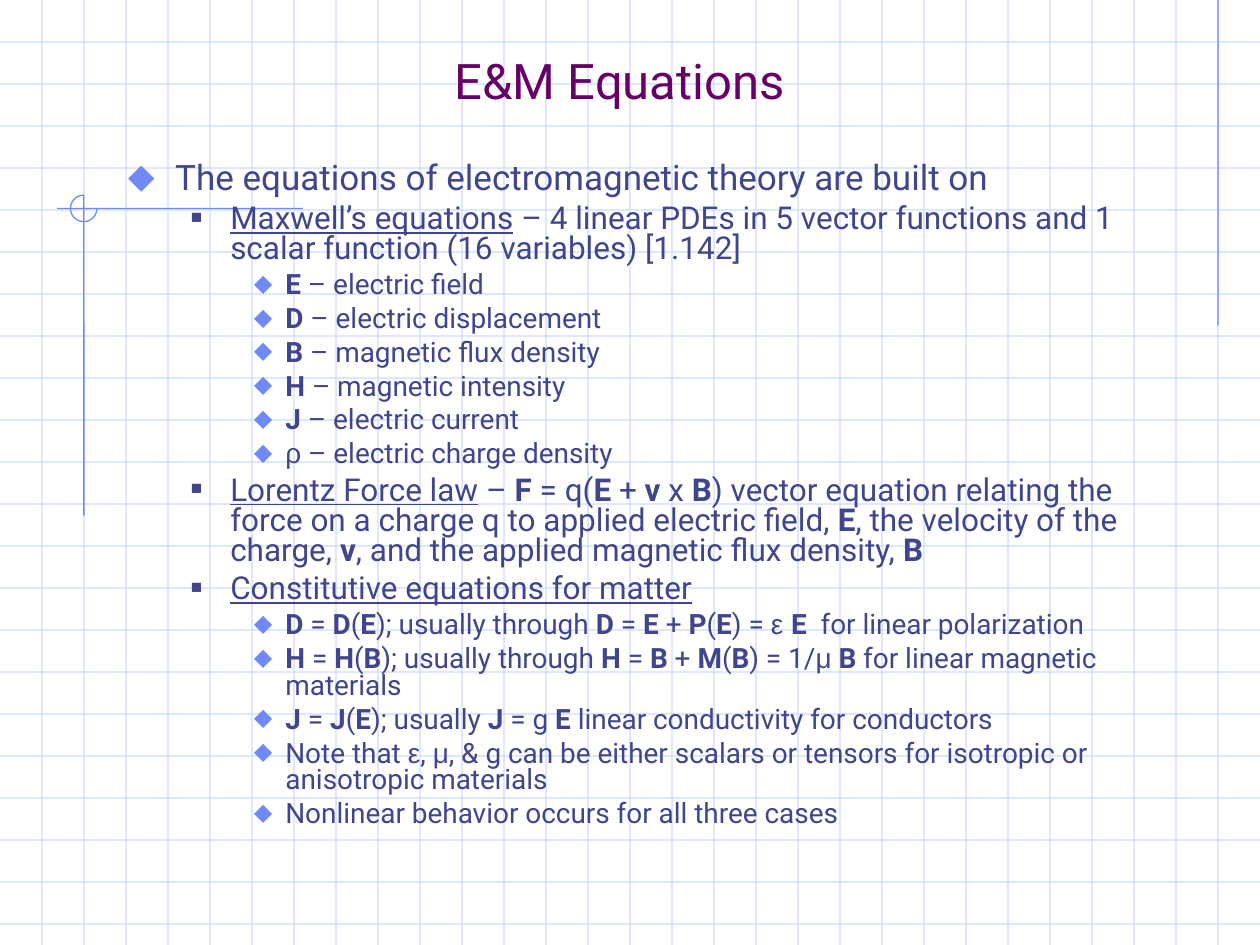
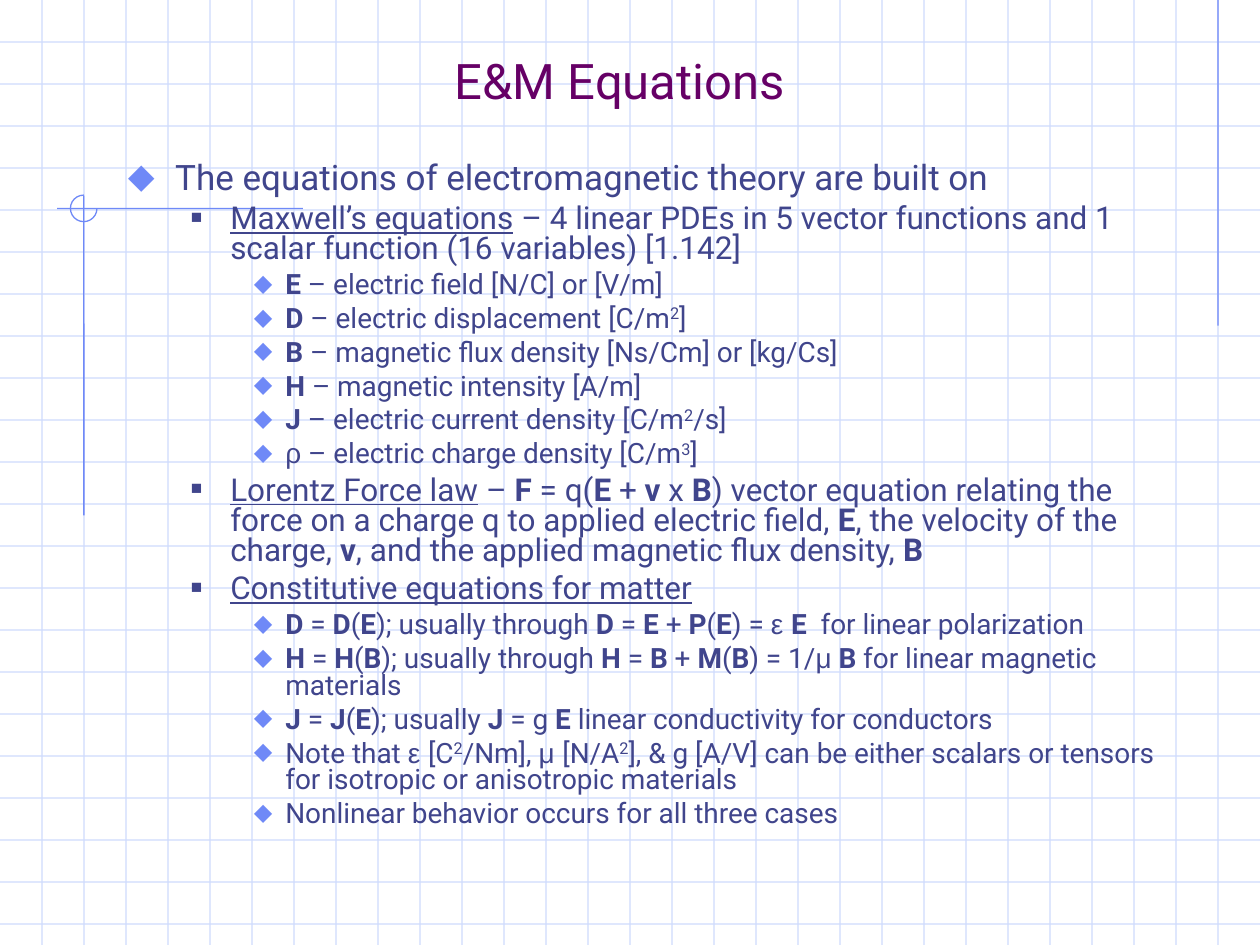
Before and after one commit to gravmath/Projects, a slide deck: slide 3 of PowerPoint/EM_notes.ppt. Drawn at 1260x945 pixels with LibreOffice and Linux fonts; fonts in the diff are those of the drawing; background and template pictures are left out. Boxes give left, top, right and bottom in pixels: in the first picture for what was removed or moved away, otherwise in the second. Text is boxed around its words. In the diff, an @@ line names an element or a change of style, - is before the commit and + after.

```diff
--- a/PowerPoint/EM_notes.ppt
+++ b/PowerPoint/EM_notes.ppt
@@ text at (x1=285, y1=271, x2=837, y2=469): text changed @@
-    ⬥ E – electric field
-    ⬥ D – electric displacement
-    ⬥ B – magnetic flux density
-    ⬥ H – magnetic intensity
-    ⬥ J – electric current
-    ⬥ ρ – electric charge density
+    ⬥ E – electric field [N/C] or [V/m]
+    ⬥ D – electric displacement [C/m2]
+    ⬥ B – magnetic flux density [Ns/Cm] or [kg/Cs]
+    ⬥ H – magnetic intensity [A/m]
+    ⬥ J – electric current density [C/m2/s]
+    ⬥ ρ – electric charge density [C/m3]
@@ text at (x1=285, y1=740, x2=1155, y2=795): text changed @@
-    ⬥ Note that ε, μ, & g can be either scalars or tensors for isotropic or anisotropic materials
+    ⬥ Note that ε [C2/Nm], μ [N/A2], & g [A/V] can be either scalars or tensors for isotropic or anisotropic materials
```
Also in this commit, not shown: 18 other slides changed, 4 slides added, 2 other files.
